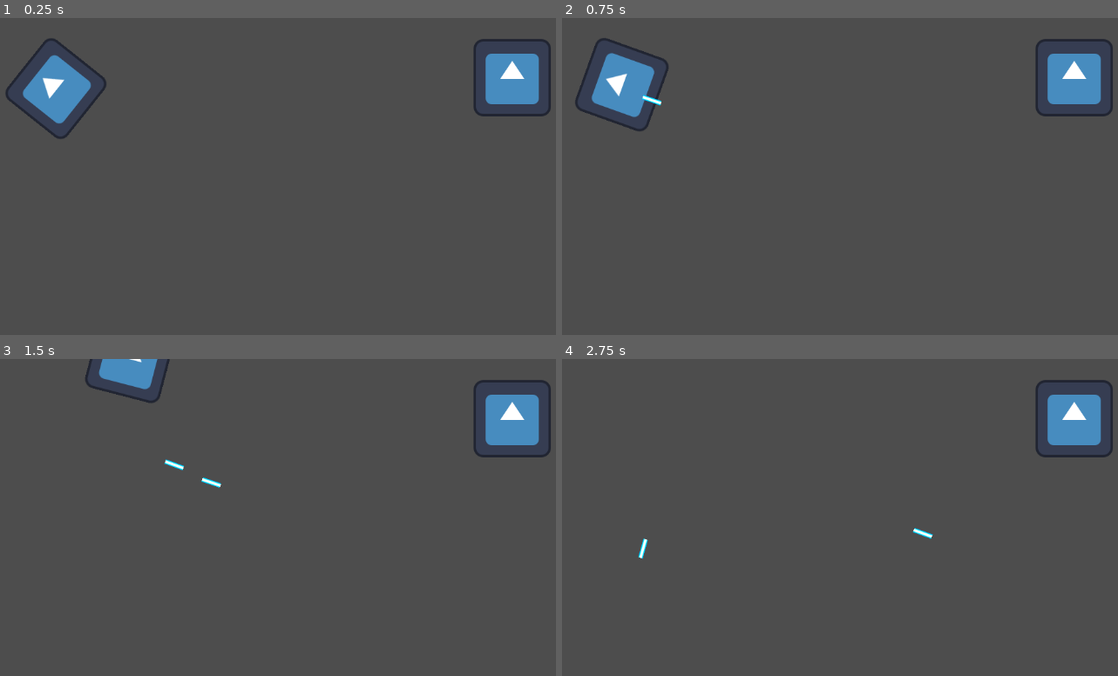
Above: before the commit, frames 1-4 (two rows, left to right).
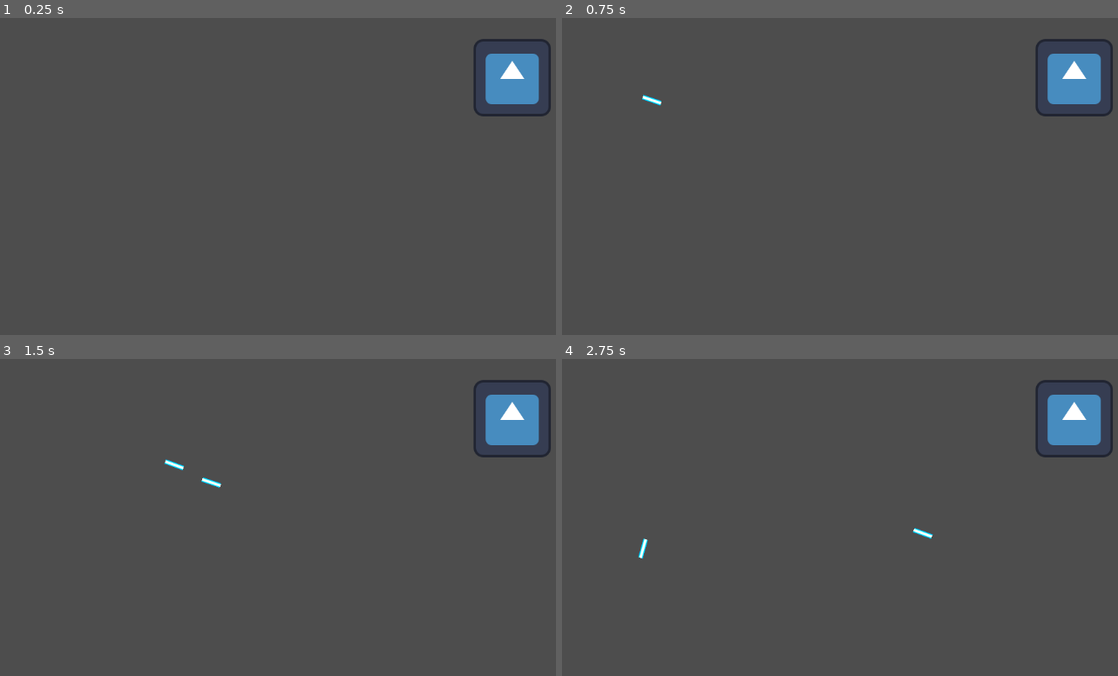
Above: after the commit, the same moments.

Repository: Alfreditann/Rays
Game: Godot game, scene res://main.tscn
Two runs of this game, one before a commit and one after it. Both use one fixed random seed, a clock stepped at 60 frames per second and the inputs below. The engine's default icon, where the game draws it, is replaced by a stand-in: a white triangle on a blue panel in a dark square.
Inputs (mouse positions are in pixels of both pictures, inside the frame that each line leads up to):
- Up to frame 1 (0.25 s): no input
- Up to frame 2 (0.75 s): tap Enter (ui_accept) at 0.5 s; move the mouse to (928, 195) at 0.52 s; hold W (move_up) from 0.53 s (still down); hold D (move_rigth) from 0.53 s (still down)
- Up to frame 3 (1.5 s): tap Enter (ui_accept) at 0.77 s; move the mouse to (72, 574) at 1.27 s; release W (move_up) at 1.28 s; release D (move_rigth) at 1.28 s; hold S (move_down) from 1.28 s (still down); tap D (move_rigth) at 1.35 s
- Up to frame 4 (2.75 s): tap Enter (ui_accept) at 1.52 s; move the mouse to (845, 469) at 2.02 s; release S (move_down) at 2.03 s; hold W (move_up) from 2.03 s (still down); hold D (move_rigth) from 2.03 s (still down)

The runs differ from the first frame. In frame 1, 2.0% of the frame differs, in the area x 0-20%, y 6-39%; in frame 2, 2.0%; in frame 3, 1.0%; in frame 4, nothing differs.

Commit message:
Merge conflicts fix

Diff:
--- a/rays/character_body_2d.tscn
+++ b/rays/character_body_2d.tscn
@@ -1,8 +1,8 @@
 [gd_scene load_steps=5 format=3 uid="uid://b7ebuuuxajg4m"]
 
-[ext_resource type="Script" uid="uid://b8a33vv8yrshm" path="res://character_body_2d.gd" id="1_ij6vw"]
-[ext_resource type="Texture2D" uid="uid://0kgm2a60o7rq" path="res://icon.svg" id="2_ghijl"]
-[ext_resource type="Script" uid="uid://oy3rpk8fqvyr" path="res://skyte.gd" id="3_ghijl"]
+[ext_resource type="Script" uid="uid://b8a33vv8yrshm" path="res://Script/character_body_2d.gd" id="1_ij6vw"]
+[ext_resource type="Texture2D" uid="uid://0kgm2a60o7rq" path="res://Sprites/icon.svg" id="2_ghijl"]
+[ext_resource type="Script" uid="uid://dbiyind6un6i5" path="res://skyte.gd" id="3_ghijl"]
 
 [sub_resource type="RectangleShape2D" id="RectangleShape2D_44cfe"]
 size = Vector2(116, 121)
--- a/rays/skyte.gd
+++ b/rays/skyte.gd
@@ -1,6 +1,7 @@
 extends Sprite2D
 
 var fireball = preload("res://rigid_body_2d.tscn")
+
 
 # Called when the node enters the scene tree for the first time.
 func _ready() -> void:
Not shown, removed: rays/icon.svg.import
Not shown, changed: rays/skyte.gd.uid
